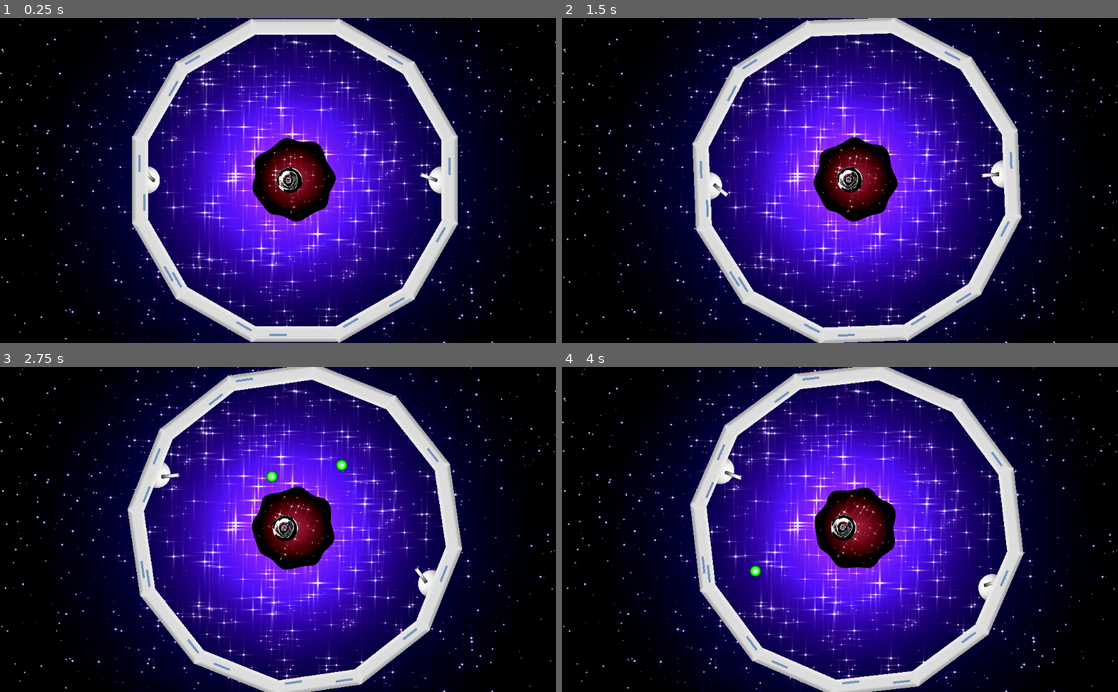
Above: before the commit, frames 1-4 (two rows, left to right).
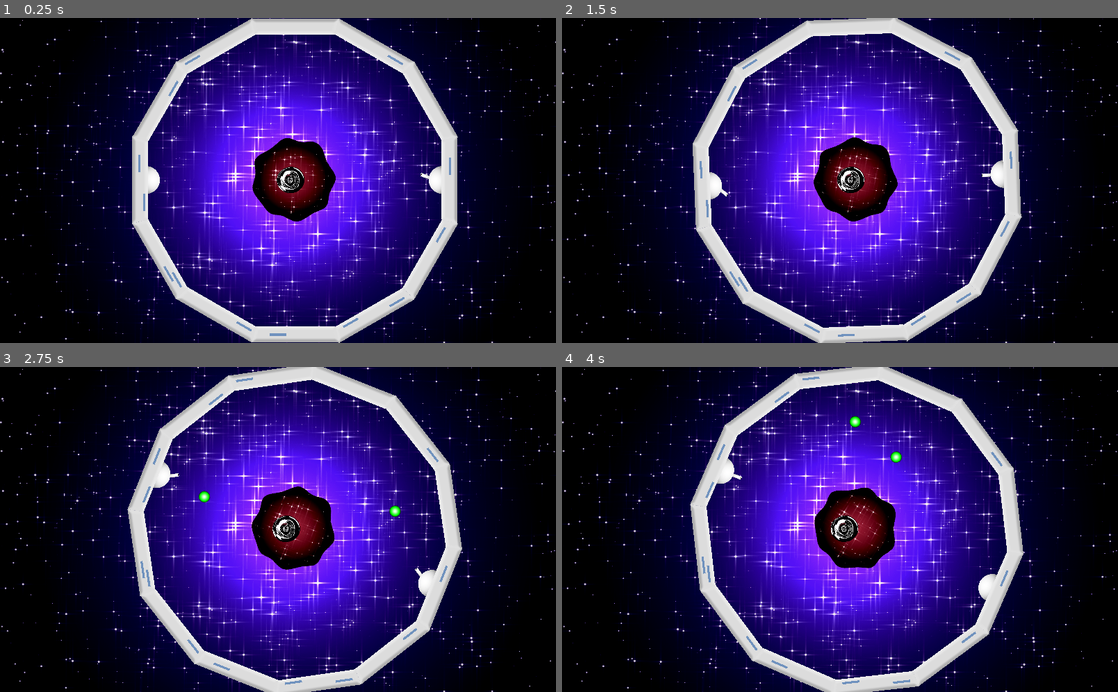
Above: after the commit, the same moments.

Repository: Thotht-Ash/LD-2020
Game: Godot game, scene res://World.tscn
Same seed, same stepped clock (60 frames per second), same inputs: the game is played once before the commit and once after it. Sound files missing from this copy of the repository are replaced by a short silence.
Inputs (mouse positions are in pixels of both pictures, inside the frame that each line leads up to):
- Up to frame 1 (0.25 s): no input
- Up to frame 2 (1.5 s): move the mouse to (962, 164) at 0.52 s; click (962, 164) at 0.6 s; move the mouse to (728, 196) at 1.27 s; tap D (rotate_clockwise) at 1.35 s
- Up to frame 3 (2.75 s): click (166, 545) at 1.55 s; move the mouse to (333, 458) at 2.02 s; hold A (rotate_counter) from 2.03 s (still down); click (333, 458) at 2.3 s
- Up to frame 4 (4 s): move the mouse to (812, 594) at 2.77 s; release A (rotate_counter) at 2.78 s; click (812, 594) at 2.85 s; move the mouse to (1006, 578) at 3.52 s; click (1006, 578) at 3.6 s

The runs differ from the first frame. In frame 1, 1.5% of the frame differs, in the area x 0-100%, y 0-100%; in frame 2, 1.5%; in frame 3, 1.8%; in frame 4, 1.7%.

Commit message:
Making stuff work and adding aesthetic details

Diff:
--- a/LoopJam/BlackHole.gd
+++ b/LoopJam/BlackHole.gd
@@ -23,10 +23,10 @@
 
 func _on_Timer_timeout():
 	spawn()
-	timer = timer*0.999
-	if timer < 1:
-		timer = 1
+	timer = timer*0.95
+	if timer < 1.5:
+		timer = 1.5
 	$Timer.start(timer)
 
 func _on_World_GameRestart():
-	timer = 5
+	timer = 4
--- a/LoopJam/BlackHole.tscn
+++ b/LoopJam/BlackHole.tscn
@@ -27,5 +27,5 @@
 script = ExtResource( 5 )
 
 [node name="Timer" type="Timer" parent="."]
-wait_time = 5.0
+wait_time = 4.0
 [connection signal="timeout" from="Timer" to="." method="_on_Timer_timeout"]
--- /dev/null
+++ b/LoopJam/BounSprite.gd
@@ -0,0 +1,16 @@
+extends Sprite
+
+
+# Declare member variables here. Examples:
+# var a = 2
+var rotationSpeed
+
+
+# Called when the node enters the scene tree for the first time.
+func _ready():
+	rotationSpeed = rand_range(-PI/360,PI/360)
+
+
+# Called every frame. 'delta' is the elapsed time since the previous frame.
+func _process(delta):
+	rotation += rotationSpeed
--- a/LoopJam/Bouncer.gd
+++ b/LoopJam/Bouncer.gd
@@ -9,12 +9,15 @@
 
 func destroy(sound=true):
 	get_node("Bouncer_Object").angular_velocity(0, true)
-	get_node("Bouncer_Object/driller").visible = false
+	get_node("Bouncer_Object/bouncer").visible = false
 	if $Bouncer_Object/CollisionPolygon2D:
 		$Bouncer_Object/CollisionPolygon2D.free()
+	get_node("Bouncer_Object/deathAnimation").visible = true
+	get_node("Bouncer_Object/deathAnimation").play()
 	if sound:
 		get_node("deathsound").play()
-		yield(get_node("deathsound"), "finished")
+		#yield(get_node("deathsound"), "finished")
+	yield(get_node("Bouncer_Object/deathAnimation"),"animation_finished")
 	call_deferred("free")
 # Called when the node enters the scene tree for the first time.
 func _ready():
--- a/LoopJam/Bouncer.tscn
+++ b/LoopJam/Bouncer.tscn
@@ -1,12 +1,65 @@
-[gd_scene load_steps=6 format=2]
+[gd_scene load_steps=52 format=2]
 
 [ext_resource path="res://Bouncer.gd" type="Script" id=1]
 [ext_resource path="res://Bouncer_Object.gd" type="Script" id=2]
 [ext_resource path="res://alien_bounce.png" type="Texture" id=3]
 [ext_resource path="res://alien death.wav" type="AudioStream" id=4]
+[ext_resource path="res://BounSprite.gd" type="Script" id=5]
+[ext_resource path="res://bouncer death frames/bouncer death21.png" type="Texture" id=6]
+[ext_resource path="res://bouncer death frames/bouncer death22.png" type="Texture" id=7]
+[ext_resource path="res://bouncer death frames/bouncer death20.png" type="Texture" id=8]
+[ext_resource path="res://bouncer death frames/bouncer death19.png" type="Texture" id=9]
+[ext_resource path="res://bouncer death frames/bouncer death7.png" type="Texture" id=10]
+[ext_resource path="res://bouncer death frames/bouncer death11.png" type="Texture" id=11]
+[ext_resource path="res://bouncer death frames/bouncer death12.png" type="Texture" id=12]
+[ext_resource path="res://bouncer death frames/bouncer death8.png" type="Texture" id=13]
+[ext_resource path="res://bouncer death frames/bouncer death10.png" type="Texture" id=14]
+[ext_resource path="res://bouncer death frames/bouncer death13.png" type="Texture" id=15]
+[ext_resource path="res://bouncer death frames/bouncer death15.png" type="Texture" id=16]
+[ext_resource path="res://bouncer death frames/bouncer death6.png" type="Texture" id=17]
+[ext_resource path="res://bouncer death frames/bouncer death16.png" type="Texture" id=18]
+[ext_resource path="res://bouncer death frames/bouncer death14.png" type="Texture" id=19]
+[ext_resource path="res://bouncer death frames/bouncer death9.png" type="Texture" id=20]
+[ext_resource path="res://bouncer death frames/bouncer death17.png" type="Texture" id=21]
+[ext_resource path="res://bouncer death frames/bouncer death18.png" type="Texture" id=22]
+[ext_resource path="res://bouncer death frames/bouncer death3.png" type="Texture" id=23]
+[ext_resource path="res://bouncer death frames/bouncer death2.png" type="Texture" id=24]
+[ext_resource path="res://bouncer death frames/bouncer death1.png" type="Texture" id=25]
+[ext_resource path="res://bouncer death frames/bouncer death4.png" type="Texture" id=26]
+[ext_resource path="res://bouncer death frames/bouncer death5.png" type="Texture" id=27]
+[ext_resource path="res://bouncer death frames/bouncer death37.png" type="Texture" id=28]
+[ext_resource path="res://bouncer death frames/bouncer death40.png" type="Texture" id=29]
+[ext_resource path="res://bouncer death frames/bouncer death34.png" type="Texture" id=30]
+[ext_resource path="res://bouncer death frames/bouncer death38.png" type="Texture" id=31]
+[ext_resource path="res://bouncer death frames/bouncer death28.png" type="Texture" id=32]
+[ext_resource path="res://bouncer death frames/bouncer death42.png" type="Texture" id=33]
+[ext_resource path="res://bouncer death frames/bouncer death33.png" type="Texture" id=34]
+[ext_resource path="res://bouncer death frames/bouncer death39.png" type="Texture" id=35]
+[ext_resource path="res://bouncer death frames/bouncer death25.png" type="Texture" id=36]
+[ext_resource path="res://bouncer death frames/bouncer death23.png" type="Texture" id=37]
+[ext_resource path="res://bouncer death frames/bouncer death24.png" type="Texture" id=38]
+[ext_resource path="res://bouncer death frames/bouncer death36.png" type="Texture" id=39]
+[ext_resource path="res://bouncer death frames/bouncer death29.png" type="Texture" id=40]
+[ext_resource path="res://bouncer death frames/bouncer death35.png" type="Texture" id=41]
+[ext_resource path="res://bouncer death frames/bouncer death44.png" type="Texture" id=42]
+[ext_resource path="res://bouncer death frames/bouncer death31.png" type="Texture" id=43]
+[ext_resource path="res://bouncer death frames/bouncer death32.png" type="Texture" id=44]
+[ext_resource path="res://bouncer death frames/bouncer death27.png" type="Texture" id=45]
+[ext_resource path="res://bouncer death frames/bouncer death30.png" type="Texture" id=46]
+[ext_resource path="res://bouncer death frames/bouncer death43.png" type="Texture" id=47]
+[ext_resource path="res://bouncer death frames/bouncer death26.png" type="Texture" id=48]
+[ext_resource path="res://bouncer death frames/bouncer death41.png" type="Texture" id=49]
 
 [sub_resource type="CircleShape2D" id=1]
-radius = 45.9973
+radius = 45.18
+
+[sub_resource type="SpriteFrames" id=2]
+animations = [ {
+"frames": [ ExtResource( 25 ), ExtResource( 24 ), ExtResource( 23 ), ExtResource( 26 ), ExtResource( 27 ), ExtResource( 17 ), ExtResource( 10 ), ExtResource( 13 ), ExtResource( 20 ), ExtResource( 14 ), ExtResource( 11 ), ExtResource( 12 ), ExtResource( 15 ), ExtResource( 19 ), ExtResource( 16 ), ExtResource( 18 ), ExtResource( 21 ), ExtResource( 22 ), ExtResource( 9 ), ExtResource( 8 ), ExtResource( 6 ), ExtResource( 7 ), ExtResource( 37 ), ExtResource( 38 ), ExtResource( 36 ), ExtResource( 48 ), ExtResource( 45 ), ExtResource( 32 ), ExtResource( 40 ), ExtResource( 46 ), ExtResource( 43 ), ExtResource( 44 ), ExtResource( 34 ), ExtResource( 30 ), ExtResource( 41 ), ExtResource( 39 ), ExtResource( 28 ), ExtResource( 31 ), ExtResource( 35 ), ExtResource( 35 ), ExtResource( 35 ), ExtResource( 29 ), ExtResource( 49 ), ExtResource( 33 ), ExtResource( 47 ), ExtResource( 42 ) ],
+"loop": true,
+"name": "default",
+"speed": 30.0
+} ]
 
 [node name="Bouncer" type="Node2D"]
 script = ExtResource( 1 )
@@ -16,15 +69,20 @@
 collision_mask = 0
 script = ExtResource( 2 )
 hitPoints = 2
+speed = 20
 
 [node name="CollisionPolygon2D" type="CollisionShape2D" parent="Bouncer_Object"]
-position = Vector2( -0.0398885, -6.18427 )
+position = Vector2( -2.03015, -6.18427 )
 shape = SubResource( 1 )
 
-[node name="driller" type="Sprite" parent="Bouncer_Object"]
+[node name="bouncer" type="Sprite" parent="Bouncer_Object"]
 position = Vector2( -1.00138, -6.50895 )
 rotation = 1.74846e-07
 texture = ExtResource( 3 )
+script = ExtResource( 5 )
+
+[node name="deathAnimation" type="AnimatedSprite" parent="Bouncer_Object"]
+frames = SubResource( 2 )
 
 [node name="deathsound" type="AudioStreamPlayer" parent="."]
 stream = ExtResource( 4 )
--- a/LoopJam/Bouncer_Object.gd
+++ b/LoopJam/Bouncer_Object.gd
@@ -15,8 +15,8 @@
 
 
 # Called when the node enters the scene tree for the first time.
-func _ready():
-	rotationSpeed = rand_range(-PI/360,PI/360)
+#func _ready():
+	#pass
 
 func destroy():
 	if global_position.x < 0 or global_position.y < 0 or global_position.x > 1024 or global_position.y > 600:
@@ -34,7 +34,6 @@
 		normalised_v = Vector2(0,0)
 
 func _process(delta):
-	rotation += rotationSpeed
 	if hitPoints < 1 and not dead:
 		get_parent().destroy()
 		dead = true
@@ -50,9 +49,9 @@
 			self.disconnect("damaged", collision.collider, "damaged")
 			hitPoints -= 1
 		elif "Plasma" in collidername:
-			self.connect("destroy", collision.collider, "destroy")
-			emit_signal("destroy")
-			self.disconnect("destroy", collision.collider, "destroy")
+			#self.connect("bounce", collision.collider, "bounce")
+			#emit_signal("bounce")
+			#self.disconnect("bounce", collision.collider, "bounce")
 			hitPoints -= 1
 		elif collidername == "BlueCannon" or collidername == "RedCannon":
 			hitPoints -= 1
--- a/LoopJam/Driller.tscn
+++ b/LoopJam/Driller.tscn
@@ -25,32 +25,31 @@
 [ext_resource path="res://driller death anim/driller2.png" type="Texture" id=23]
 [ext_resource path="res://driller death anim/driller11.png" type="Texture" id=24]
 [ext_resource path="res://driller death anim/driller12.png" type="Texture" id=25]
-[ext_resource path="res://alien death.wav" type="AudioStream" id=26]
+[ext_resource path="res://driller_death.wav" type="AudioStream" id=26]
 
 [sub_resource type="SpriteFrames" id=1]
 animations = [ {
-"frames": [ ExtResource( 15 ), ExtResource( 23 ), ExtResourc …(189 unchanged characters)… ce( 9 ), ExtResource( 5 ), ExtResource( 13 ), ExtResource( 7 ), ExtResource( 8 ) …(96 unchanged characters)…
+"frames": [ ExtResource( 15 ), ExtResource( 23 ), ExtResourc …(189 unchanged characters)… ce( 9 ), ExtResource( 5 ), ExtResource( 5 ), ExtResource( 13 ), ExtResource( 7 ), ExtResource( 8 ) …(96 unchanged characters)…
 "loop": false,
 "name": "default",
-"speed": 30.0
+"speed": 18.0
 } ]
 
 [node name="Driller" type="Node2D"]
-scale = Vector2( 0.8, 0.8 )
 script = ExtResource( 3 )
 
 [node name="Driller_Object" type="KinematicBody2D" parent="."]
 collision_layer = 5
 collision_mask = 0
 script = ExtResource( 2 )
+scale_v = 15
+acceleration = 1000.0
 
 [node name="CollisionPolygon2D" type="CollisionPolygon2D" parent="Driller_Object"]
-position = Vector2( -0.0398885, -6.18427 )
 scale = Vector2( 0.882812, 1.1227 )
 polygon = PoolVector2Array( -39.3543, 51.7162, 3.07343, -54.6516, 38.6737, 49.6548 )
 
 [node name="driller" type="Sprite" parent="Driller_Object"]
-position = Vector2( -1.00138, -6.50895 )
 rotation = 1.74846e-07
 texture = ExtResource( 1 )
 
--- a/LoopJam/Driller_Object.gd
+++ b/LoopJam/Driller_Object.gd
@@ -10,9 +10,8 @@
 
 var normalised_v
 export var scale_v = 2
-export var acceleration = 5
-#var accelerationFactor = acceleration/1000+1
-var accelerationFactor = 1.005
+export var acceleration = 0.5
+var accelerationFactor = 1+(acceleration/100)
 
 func destroy():
 	if global_position.x < 0 or global_position.y < 0 or global_position.x > 1024 or global_position.y > 600:
@@ -23,6 +22,9 @@
 # Called when the node enters the scene tree for the first time.
 func _ready():
 	pass # Replace with function body.
+
+func _shootDown():
+	emit_signal("destroy")
 
 func angular_velocity(angle, stop=false):
 	if not stop:
@@ -45,9 +47,9 @@
 			get_parent().destroy()
 		elif "Plasma" in collidername:
 			print(collidername)
-			self.connect("destroy", collision.collider, "destroy")
-			emit_signal("destroy")
-			self.disconnect("destroy", collision.collider, "destroy")
+			#self.connect("destroy", collision.collider, "destroy")
+			#emit_signal("destroy")
+			#self.disconnect("destroy", collision.collider, "destroy")
 			get_parent().destroy()
 		elif collidername == "BlueCannon" or collidername == "RedCannon":
 			get_parent().destroy()
--- a/LoopJam/Pew.gd
+++ b/LoopJam/Pew.gd
@@ -8,9 +8,13 @@
 
 # Called when the node enters the scene tree for the first time.
 func _ready():
-	play()
+	pass # Replace with function body.
 
 
 # Called every frame. 'delta' is the elapsed time since the previous frame.
 #func _process(delta):
 #	pass
+
+
+func _on_Ship_shoot(plasma, direction, location):
+	play()
--- a/LoopJam/Plasma.gd
+++ b/LoopJam/Plasma.gd
@@ -4,6 +4,7 @@
 signal play_hit
 
 export var speed = 100
+export var bounceAllotment = 1
 var velocity
 
 # Called when the node enters the scene tree for the first time.
@@ -13,11 +14,13 @@
 	$Sprite.visible = false
 	if $CollisionShape2D:
 		$CollisionShape2D.free()
-	yield($hit, "finished")
+	yield(get_node("hit"), "finished")
 	call_deferred("free")
+
 # Called every frame. 'delta' is the elapsed time since the previous frame.
 #func _process(delta):
 #	pass
+
 func angular_velocity(angle, stop=false):
 	if not stop:
 		velocity = Vector2(cos(angle),sin(angle))
@@ -34,17 +37,39 @@
 			#self.connect("blackhole_contact", collision.collider, "spawn")
 			#emit_signal("blackhole_contact")
 			#self.disconnect("blackhole_contact", collision.collider, "spawn")
+			destroy()
+		elif "Driller" in collidername:
+			print(collidername)
 			emit_signal("play_hit")
-			cleanup()
+			self.connect("shootDown", collision.collider, "shootDown")
+			emit_signal("shootDown")
+			self.disconnect("shootDown", collision.collider, "shootDown")
+			#var reflect = collision.remainder.bounce(collision.normal)
+			#velocity = velocity.bounce(collision.normal)
+			#move_and_collide(reflect)
+			bounceAllotment -= 1
+			if bounceAllotment < 0:
+				cleanup()
 		elif collidername == "wall":
 			var reflect = collision.remainder.bounce(collision.normal)
 			velocity = velocity.bounce(collision.normal)
 			move_and_collide(reflect)
 			emit_signal("play_hit")
+			bounceAllotment -= 1
+			if bounceAllotment < 0:
+				cleanup()
+		else:
+			var reflect = collision.remainder.bounce(collision.normal)
+			velocity = velocity.bounce(collision.normal)
+			move_and_collide(reflect)
+			emit_signal("play_hit")
+			bounceAllotment -= 1
+			if bounceAllotment < 0:
+				cleanup()
+
 
 func destroy():
 	call_deferred("free")
 
-
 func _on_Timer_timeout():
 	destroy()
--- a/LoopJam/Plasma.tscn
+++ b/LoopJam/Plasma.tscn
@@ -1,37 +1,28 @@
-[gd_scene load_steps=8 format=2]
+[gd_scene load_steps=6 format=2]
 
 [ext_resource path="res://plasma-bounce.png" type="Texture" id=1]
 [ext_resource path="res://Plasma.gd" type="Script" id=2]
-[ext_resource path="res://Pew.gd" type="Script" id=3]
-[ext_resource path="res://Laser_Shoot corrected.wav" type="AudioStream" id=4]
 [ext_resource path="res://plasmahit.gd" type="Script" id=5]
 [ext_resource path="res://cannon bounce.wav" type="AudioStream" id=6]
 
 [sub_resource type="CircleShape2D" id=1]
-radius = 11.5636
+radius = 10.4708
 
 [node name="Plasma" type="KinematicBody2D"]
 collision_layer = 3
-collision_mask = 4
+collision_mask = 5
 script = ExtResource( 2 )
-speed = 500
+speed = 200
 
 [node name="CollisionShape2D" type="CollisionShape2D" parent="."]
-rotation = 1.5708
 z_as_relative = false
 shape = SubResource( 1 )
 
 [node name="Sprite" type="Sprite" parent="."]
-rotation = 1.5708
 texture = ExtResource( 1 )
 
-[node name="Pew" type="AudioStreamPlayer" parent="."]
-stream = ExtResource( 4 )
-volume_db = -30.0
-script = ExtResource( 3 )
-
 [node name="Timer" type="Timer" parent="."]
-wait_time = 5.0
+wait_time = 20.0
 autostart = true
 
 [node name="hit" type="AudioStreamPlayer" parent="."]
@@ -39,4 +30,3 @@
 volume_db = -30.0
 script = ExtResource( 5 )
 [connection signal="play_hit" from="." to="hit" method="_on_Plasma_play_hit"]
-[connection signal="timeout" from="Timer" to="." method="_on_Timer_timeout"]
--- /dev/null
+++ b/LoopJam/PlasmaKill.gd
@@ -0,0 +1,16 @@
+extends Area2D
+
+
+# Declare member variables here. Examples:
+# var a = 2
+# var b = "text"
+
+
+# Called when the node enters the scene tree for the first time.
+func _ready():
+	pass # Replace with function body.
+
+
+# Called every frame. 'delta' is the elapsed time since the previous frame.
+#func _process(delta):
+#	pass
--- a/LoopJam/Ship.tscn
+++ b/LoopJam/Ship.tscn
@@ -12,6 +12,8 @@
 [ext_resource path="res://wallbreak v2.wav" type="AudioStream" id=10]
 [ext_resource path="res://SpaceGirders.png" type="Texture" id=11]
 [ext_resource path="res://break.gd" type="Script" id=12]
+[ext_resource path="res://Laser_Shoot corrected.wav" type="AudioStream" id=13]
+[ext_resource path="res://Pew.gd" type="Script" id=14]
 
 [sub_resource type="CapsuleShape2D" id=1]
 radius = 48.4116
@@ -26,6 +28,11 @@
 
 [node name="Ship" type="Node2D"]
 script = ExtResource( 5 )
+
+[node name="Pew" type="AudioStreamPlayer" parent="."]
+stream = ExtResource( 13 )
+volume_db = -30.0
+script = ExtResource( 14 )
 
 [node name="Girders" type="Control" parent="."]
 margin_right = 40.0
@@ -120,6 +127,7 @@
 
 [node name="cannon tube" type="Sprite" parent="BlueCannon/cannon base"]
 scale = Vector2( 0.8, 0.8 )
+z_index = -1
 texture = ExtResource( 1 )
 offset = Vector2( 0, -64 )
 script = ExtResource( 8 )
@@ -140,6 +148,7 @@
 
 [node name="cannon tube" type="Sprite" parent="RedCannon/cannon base"]
 scale = Vector2( 0.8, 0.8 )
+z_index = -1
 texture = ExtResource( 1 )
 offset = Vector2( 0, -64 )
 script = ExtResource( 8 )
@@ -475,6 +484,7 @@
 stream = ExtResource( 10 )
 volume_db = -30.0
 script = ExtResource( 12 )
+[connection signal="shoot" from="." to="Pew" method="_on_Ship_shoot"]
 [connection signal="shoot" from="BlueCannon" to="." method="_on_BlueCannon_shoot"]
 [connection signal="shoot" from="BlueCannon/cannon base/cannon tube" to="BlueCannon" method="_on_cannon_tube_shoot"]
 [connection signal="shoot" from="RedCannon" to="." method="_on_RedCannon_shoot"]
--- a/LoopJam/World.gd
+++ b/LoopJam/World.gd
@@ -32,6 +32,8 @@
 	print("Endstate reached")
 
 func _input(event):
+	if Input.is_action_pressed("ui_cancel"):
+		get_tree().quit()
 	if Input.is_action_pressed("restart") && (gameOver == true):
 		gameOver = false
 		emit_signal("GameRestart")
--- a/LoopJam/World.tscn
+++ b/LoopJam/World.tscn
@@ -19,6 +19,7 @@
 [node name="background" type="Sprite" parent="."]
 position = Vector2( 530.636, 297.259 )
 scale = Vector2( 0.57, 0.57 )
+z_index = -990
 texture = ExtResource( 4 )
 
 [node name="Ship" parent="." instance=ExtResource( 1 )]
--- a/LoopJam/project.godot
+++ b/LoopJam/project.godot
@@ -18,6 +18,12 @@
 config/name="Loop Jam"
 run/main_scene="res://World.tscn"
 config/icon="res://icon.png"
+
+[display]
+
+window/size/borderless=true
+window/stretch/mode="2d"
+window/stretch/aspect="keep"
 
 [input]
 
Not shown: 1 places in LoopJam/Ship.tscn that only renumber resources
Binary file added: LoopJam/bouncer death frames/bouncer death1.png
Not shown, added: LoopJam/bouncer death frames/bouncer death1.png.import
Binary file added: LoopJam/bouncer death frames/bouncer death10.png
Not shown, added: LoopJam/bouncer death frames/bouncer death10.png.import
Binary file added: LoopJam/bouncer death frames/bouncer death11.png
Not shown, added: LoopJam/bouncer death frames/bouncer death11.png.import
Binary file added: LoopJam/bouncer death frames/bouncer death12.png
Not shown, added: LoopJam/bouncer death frames/bouncer death12.png.import
Binary file added: LoopJam/bouncer death frames/bouncer death13.png
Not shown, added: LoopJam/bouncer death frames/bouncer death13.png.import
Binary file added: LoopJam/bouncer death frames/bouncer death14.png
(and 80 more such lines)
